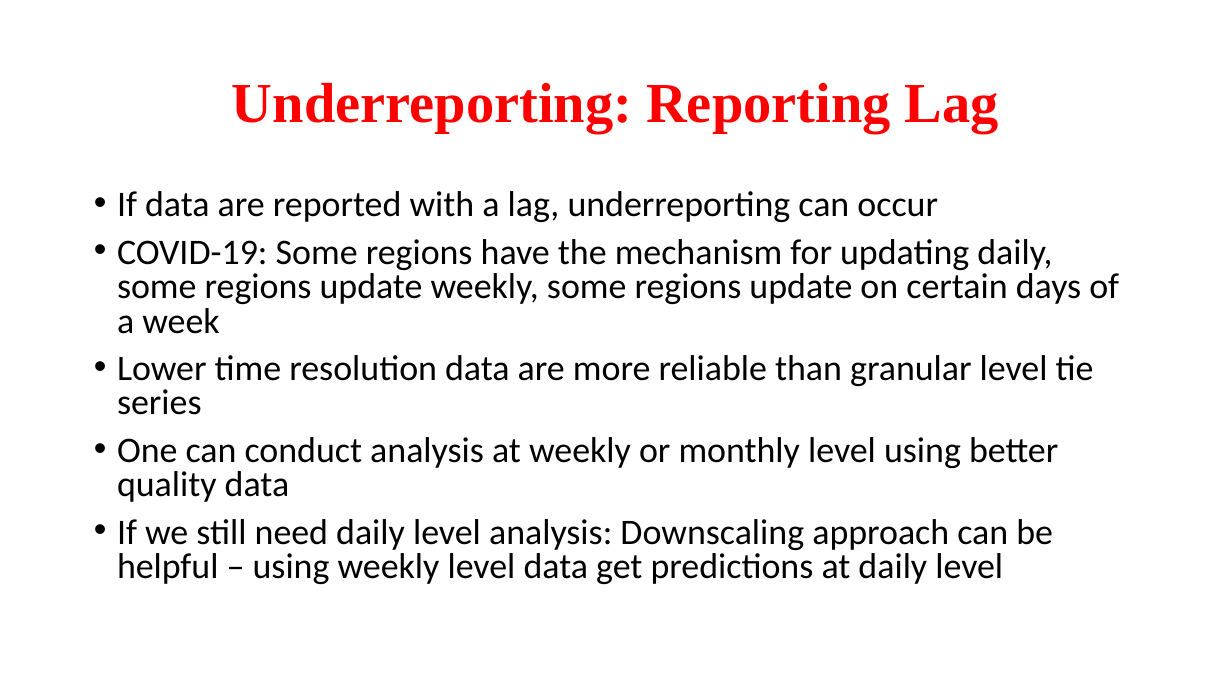
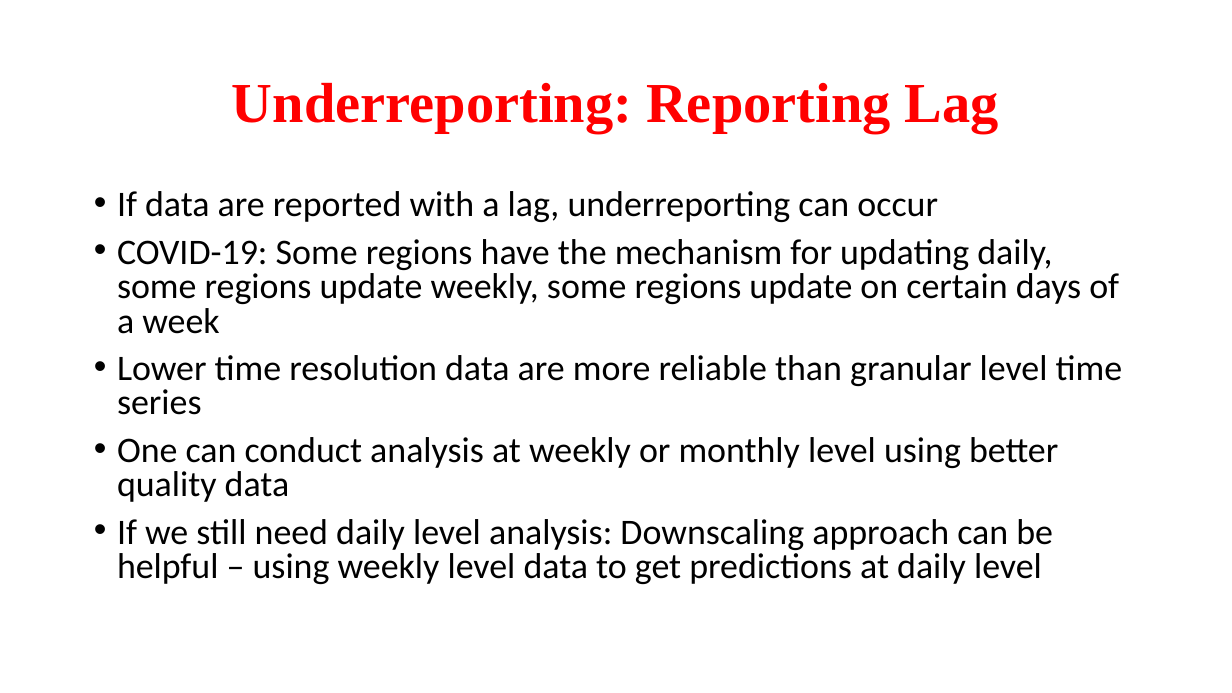
Before and after one commit to aphs2022/APHS_Workshop_Boston, a slide deck: slide 6 of Lecture_Workshop_6Nov2022.pptx. Drawn at 1232x693 pixels with LibreOffice and Linux fonts; fonts in the diff are those of the drawing. Boxes give left, top, right and bottom in pixels: in the first picture for what was removed or moved away, otherwise in the second. Text is boxed around its words. In the diff, an @@ line names an element or a change of style, - is before the commit and + after.

```diff
--- a/Lecture_Workshop_6Nov2022.pptx
+++ b/Lecture_Workshop_6Nov2022.pptx
@@ text at <box>117,355,1123,415</box>: text changed @@
-• Lower time resolution data are more reliable than granular level tie series
+• Lower time resolution data are more reliable than granular level time series
@@ text at <box>117,519,1053,584</box>: text changed @@
-• If we still need daily level analysis: Downscaling approach can be helpful – using weekly level data get predictions at daily level
+• If we still need daily level analysis: Downscaling approach can be helpful – using weekly level data to get predictions at daily level
```
Also in this commit, not shown: 2 other slides changed.
